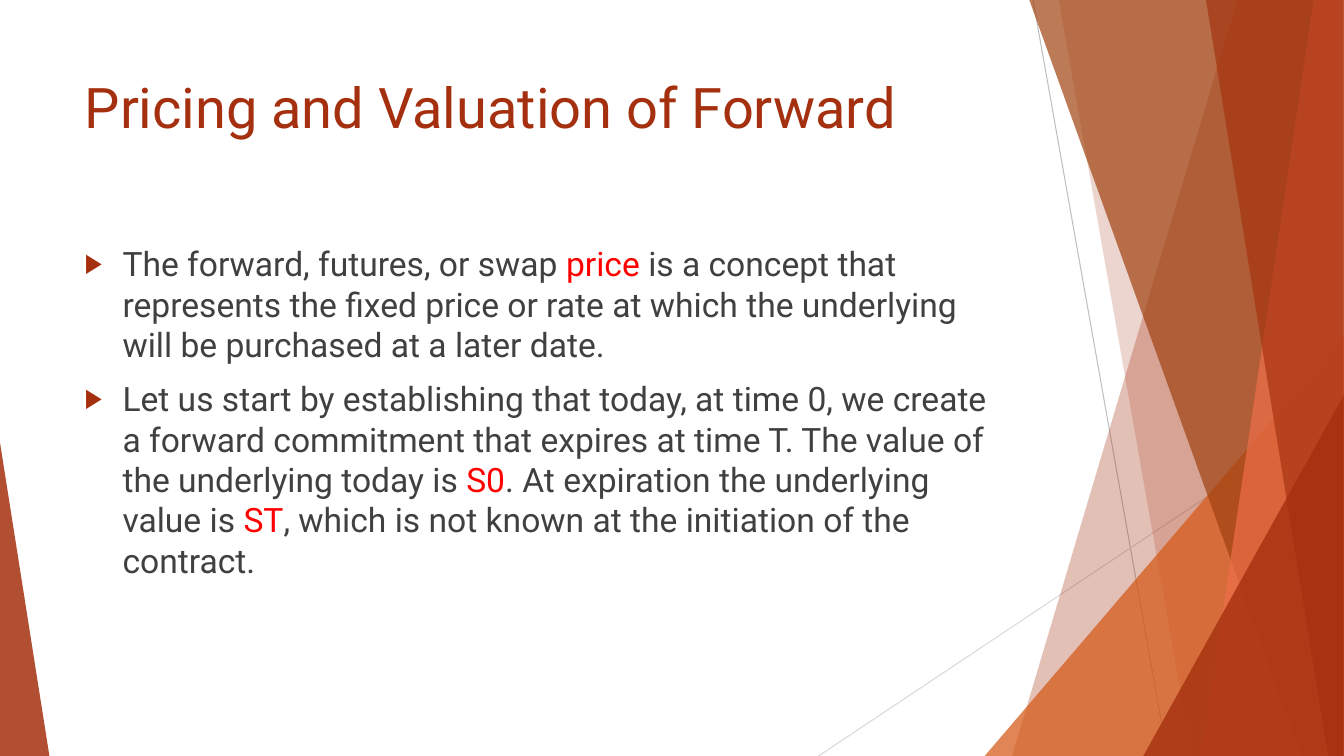
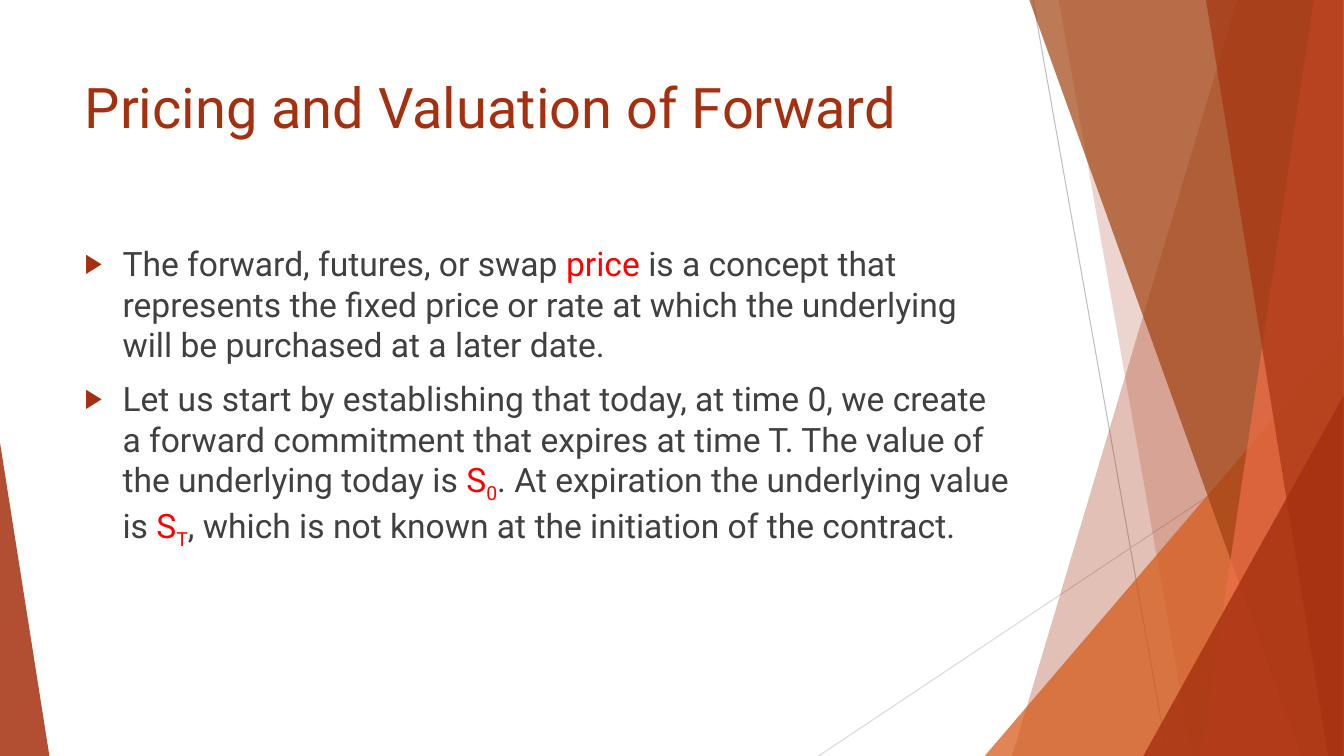
Before and after one commit to Isco0530/data, a slide deck: slide 13 of Reading 46.pptx. Drawn at 1344x756 pixels with LibreOffice and Linux fonts; fonts in the diff are those of the drawing. Boxes give left, top, right and bottom in pixels: in the first picture for what was removed or moved away, otherwise in the second. Text is boxed around its words. In the diff, an @@ line names an element or a change of style, - is before the commit and + after.

```diff
--- a/Reading 46.pptx
+++ b/Reading 46.pptx
@@ text at [123, 386, 1009, 539]: now subscript in "S0. ST," @@
```
Also in this commit, not shown: 3 other slides changed, 4 slides added.
